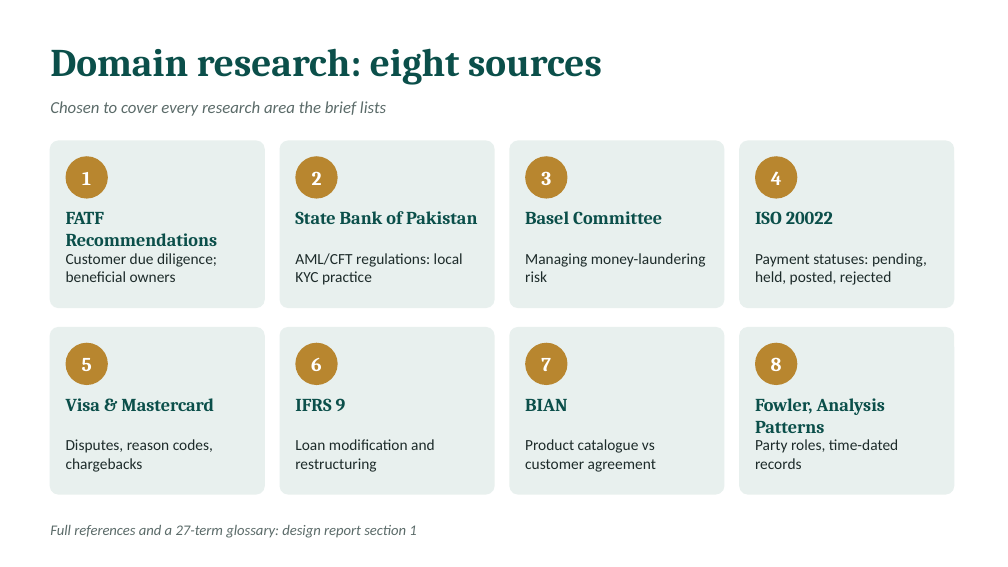
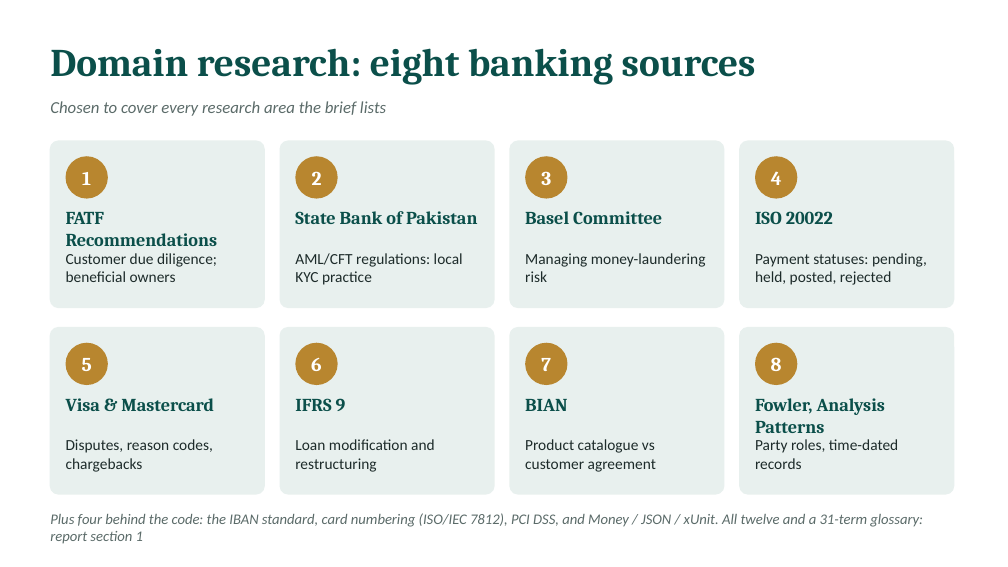
Before and after one commit to l255668-hash/commercial-banking, a slide deck: slide 3 of docs/Viva_Presentation.pptx. Drawn at 1008x567 pixels with LibreOffice and Linux fonts; fonts in the diff are those of the drawing. Boxes give left, top, right and bottom in pixels: in the first picture for what was removed or moved away, otherwise in the second. Text is boxed around its words. In the diff, an @@ line names an element or a change of style, - is before the commit and + after.

```diff
--- a/docs/Viva_Presentation.pptx
+++ b/docs/Viva_Presentation.pptx
@@ text at (50,48,756,85): text changed @@
-Domain research: eight sources
+Domain research: eight banking sources
@@ text at (50,513,923,544): text changed @@
-Full references and a 27-term glossary: design report section 1
+Plus four behind the code: the IBAN standard, card numbering (ISO/IEC 7812), PCI DSS, and Money / JSON / xUnit. All twelve and a 31-term glossary: report section 1
```
Also in this commit, not shown: 5 other slides changed, 1 slide added, 18 other files.
